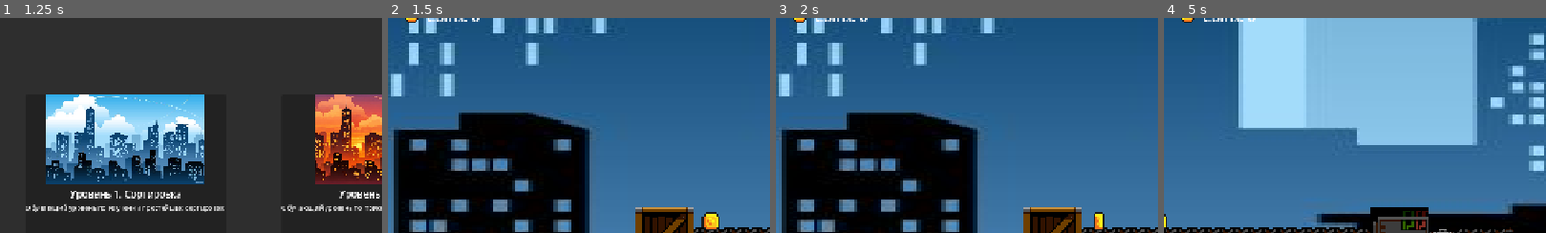
Above: before the commit, frames 1-4 (left to right).
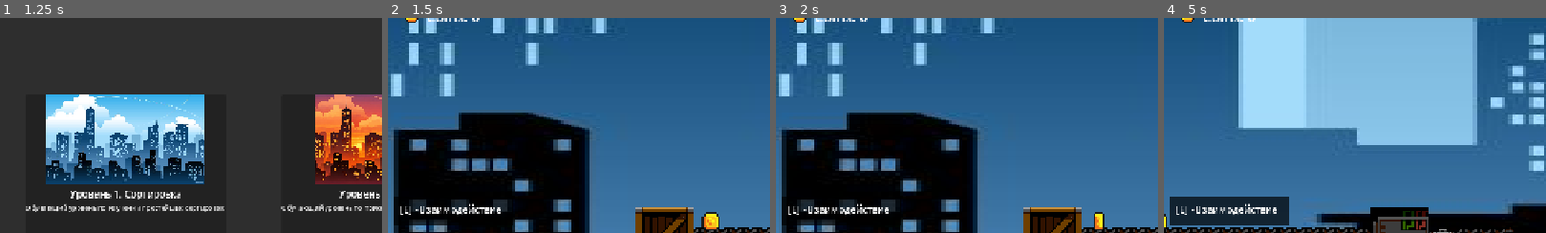
Above: after the commit, the same moments.

Repository: Natr1xon/puzzle_game
Game: Godot game, scene res://scenes/main/main.tscn
The game is run twice, just before and just after one commit, with the same random seed, the same clock (stepped at 60 frames per second) and the same inputs.
Inputs:
- Up to frame 1 (1.25 s): click "Play" at 0.5 s
- Up to frame 2 (1.5 s): click "Play" at 1.25 s
- Up to frame 3 (2 s): no input
- Up to frame 4 (5 s): click "Menu" at 2 s; click "Resume" at 2.75 s; hold D (move_right) from 3.53 s (still down); tap E (interact) at 3.6, 4.35 s; tap Space (jump) at 3.77, 4.52 s
The pictures show only the part of the screen within x 0-50%, y 13-63%; the shares and areas given below are measured in that part.

Frame 1 is identical in both runs. In frame 2, 1.7% of the frame differs, in the area x 1-33%, y 83-97%; in frame 3, 1.7%; in frame 4, 4.2%.

Commit message:
some features

Diff:
--- a/scripts/level_01/level_logic_1.gd
+++ b/scripts/level_01/level_logic_1.gd
@@ -13,6 +13,29 @@
 	for child in $"../PuzzleContainer".get_children():
 		if child.has_method("set_value"):
 			child.set_value(rng.randi_range(0, 9))
+
+	show_control_hint()
+
+func show_control_hint():
+	var hint = CanvasLayer.new()
+	hint.layer = 50
+
+	var panel = Panel.new()
+	panel.size = Vector2(200, 50)
+	panel.position = Vector2(10, get_viewport().size.y - 60)
+
+	var style = StyleBoxFlat.new()
+	style.bg_color = Color(0, 0, 0, 0.7)
+	panel.add_theme_stylebox_override("panel", style)
+
+	var label = Label.new()
+	label.text = "[E] - Взаимодействие"
+	label.position = Vector2(10, 10)
+	label.add_theme_color_override("font_color", Color.WHITE)
+
+	panel.add_child(label)
+	hint.add_child(panel)
+	add_child(hint)
 
 func get_objects():
 	var result = []
--- a/scripts/level_02.gd
+++ b/scripts/level_02.gd
@@ -4,8 +4,3 @@
 # Called when the node enters the scene tree for the first time.
 func _ready() -> void:
 	print_tree_pretty()
-
-
-# Called every frame. 'delta' is the elapsed time since the previous frame.
-func _process(delta: float) -> void:
-	pass
--- a/scripts/level_2/input_handler_2.gd
+++ b/scripts/level_2/input_handler_2.gd
@@ -4,8 +4,3 @@
 # Called when the node enters the scene tree for the first time.
 func _ready() -> void:
 	pass # Replace with function body.
-
-
-# Called every frame. 'delta' is the elapsed time since the previous frame.
-func _process(delta: float) -> void:
-	pass
--- a/scripts/objects/check_button.gd
+++ b/scripts/objects/check_button.gd
@@ -23,11 +23,9 @@
 		if sprite:
 			sprite.modulate = Color.WHITE
 
-# Этот метод вызывается из player.gd
 func interact():
 	if not is_player_near:
 		return
-
 
 	var tween = create_tween()
 	tween.set_ease(Tween.EASE_OUT)
@@ -41,11 +39,7 @@
 	tween.tween_property(self, "scale", Vector2(1, 1), 0.1)
 	await tween.finished
 
-	var level_logic = get_node("/root/Main/LevelContainer/Level/LevelLogic")
-	if not level_logic:
-		level_logic = get_node("../LevelLogic")
-	if not level_logic:
-		level_logic = get_tree().root.find_child("LevelLogic", true, false)
+	var level_logic = get_node("../LevelLogic")
 
 	if level_logic and level_logic.has_method("check_win"):
 		print("LevelLogic найден, вызываем check_win()")
